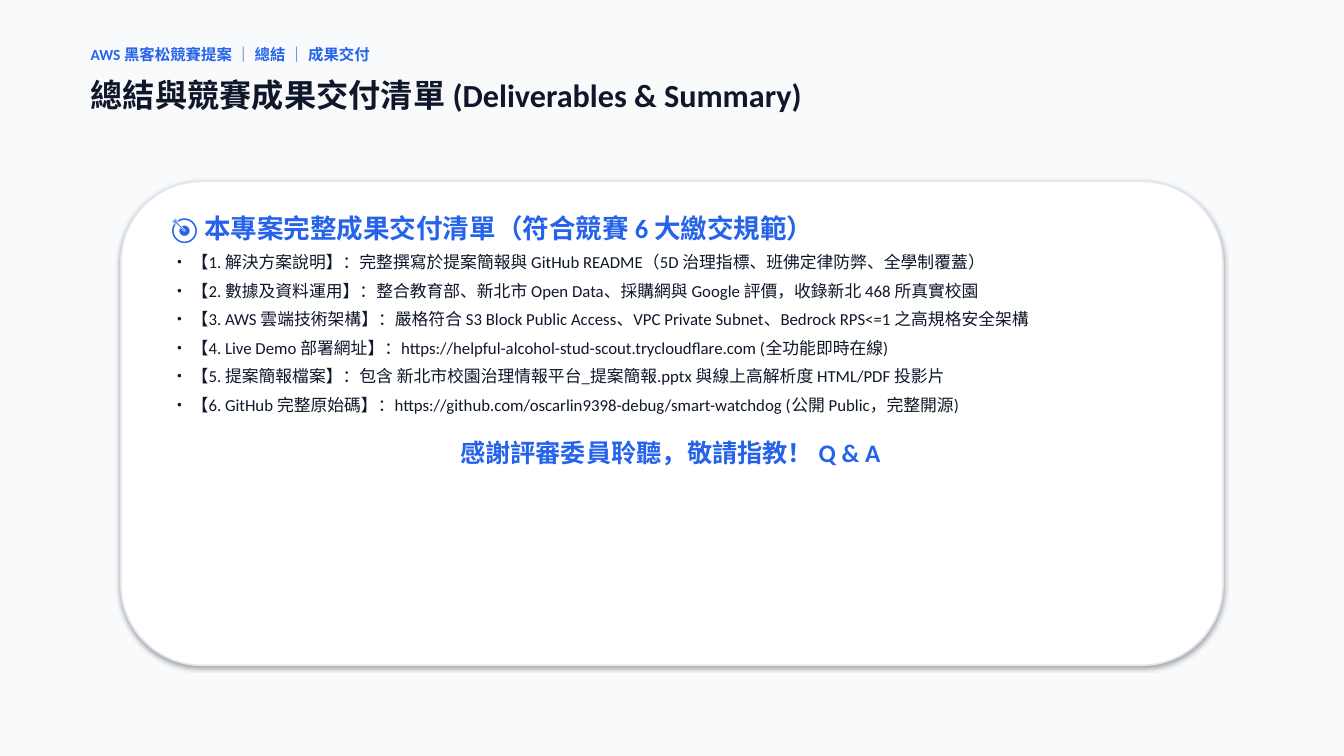
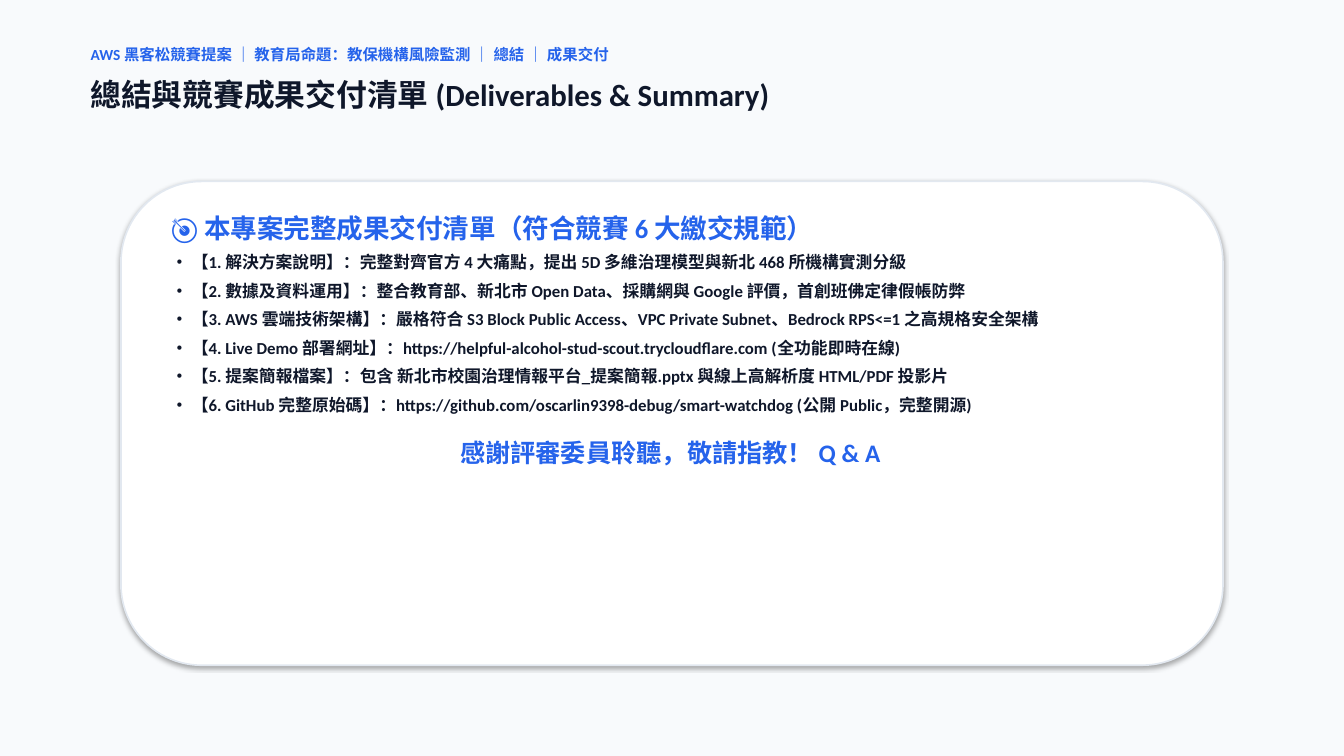
Before and after one commit to oscarlin9398-debug/smart-watchdog, a slide deck: slide 10 of 新北市校園治理情報平台_提案簡報.pptx. Drawn at 1344x756 pixels with LibreOffice and Linux fonts; fonts in the diff are those of the drawing. Boxes give left, top, right and bottom in pixels: in the first picture for what was removed or moved away, otherwise in the second. Text is boxed around its words. In the diff, an @@ line names an element or a change of style, - is before the commit and + after.

```diff
--- a/新北市校園治理情報平台_提案簡報.pptx
+++ b/新北市校園治理情報平台_提案簡報.pptx
@@ text at [91,45,609,65]: text changed @@
-AWS 黑客松競賽提案 ｜ 總結 ｜ 成果交付
+AWS 黑客松競賽提案 ｜ 教育局命題：教保機構風險監測 ｜ 總結 ｜ 成果交付
@@ text "總結與競賽成果交付清單 (Deliverables & Summary)" at [91,79,769,111]: size 23 to 22 pt @@
@@ text at [192,253,965,300]: text changed; bold on @@
-• 【1. 解決方案說明】：完整撰寫於提案簡報與 GitHub README（5D 治理指標、班佛定律防弊、全學制覆蓋）
-• 【2. 數據及資料運用】：整合教育部、新北市 Open Data、採購網與 Google 評價，收錄新北 468 所真實校園
+• 【1. 解決方案說明】：完整對齊官方 4 大痛點，提出 5D 多維治理模型與新北 468 所機構實測分級
+• 【2. 數據及資料運用】：整合教育部、新北市 Open Data、採購網與 Google 評價，首創班佛定律假帳防弊
@@ text at [192,310,1038,414]: bold on in "• 【3. AWS 雲端技術架構】：嚴格符合 S3 Block Public ...", "• 【4. Live Demo 部署網址】：https://helpful-alcohol-stud-scout.try ...", "• 【5. 提案簡報檔案】：包含 新北市校園治理情報平台_提案簡報.pptx 與線上高解析度 HTML/PDF 投影片", "• 【6. GitHub 完整原始碼】：https://github.com/oscarlin9398-debug/sm ..." @@
```
Also in this commit, not shown: 9 other slides changed, 3 other files.
